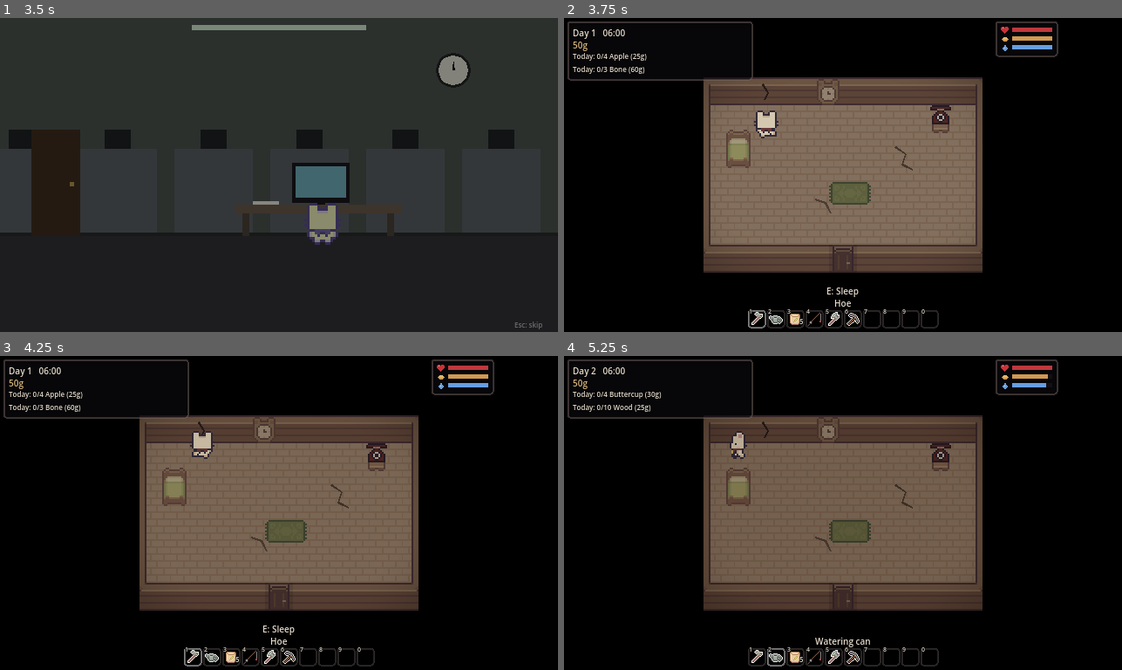
Above: before the commit, frames 1-4 (two rows, left to right).
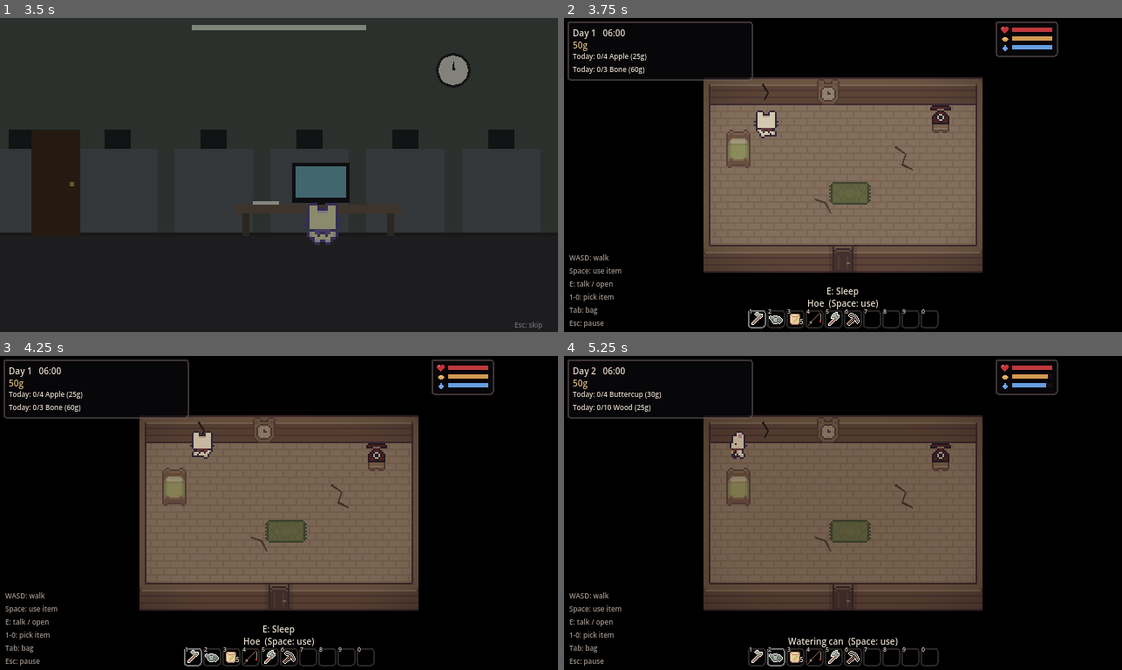
Above: after the commit, the same moments.

Repository: LukeCheese-17/2D-Farming-Game
Game: Godot game, scene res://scene/menus/title.tscn
Same seed, same stepped clock (60 frames per second), same inputs: the game is played once before the commit and once after it.
Inputs (mouse positions are in pixels of both pictures, inside the frame that each line leads up to):
- Up to frame 1 (3.5 s): click "New Game" at 0.5 s; click "Back" at 1.25 s; click "New Game" at 2 s; click "Slot 1: Empty" at 2.75 s
- Up to frame 2 (3.75 s): tap Enter (ui_accept) at 3.5 s; move the mouse to (815, 237) at 3.52 s; hold W (move_up) from 3.53 s (still down); hold E (interact) from 3.53 s (still down); click (815, 237) at 3.67 s
- Up to frame 3 (4.25 s): keep holding W (move_up); keep holding E (interact); tap Enter (ui_accept) at 3.77, 3.8, 4.07 s
- Up to frame 4 (5.25 s): tap Enter (ui_accept) at 4.25, 4.35, 4.52, 4.82 s; move the mouse to (759, 657) at 4.27 s; release E (interact) at 4.28 s; click (759, 657) at 4.42 s; tap E (interact) at 4.55 s; move the mouse to (776, 657) at 5.02 s; release W (move_up) at 5.03 s; hold A (move_left) from 5.03 s (still down); hold Mouse wheel down (hotbar_next) from 5.03 s (still down); click (776, 657) at 5.17 s

Frame 1 is identical in both runs. In frame 2, 0.5% of the frame differs, in the area x 0-57%, y 75-99%; in frame 3, 0.5%; in frame 4, 0.7%, in the area x 0-60%, y 75-99%.

Commit message:
Show controls to new players; stop mashed E from buying supplies
For the first two days the HUD lists the controls in the bottom-left
corner and the held item's name says "(Space: use)" (UI-6). Before,
nothing in the game said that Space uses tools.

Mashing E through the first phone call reopened the phone and bought
supplies with the starting money. Now E is ignored for a moment after a
dialogue or menu closes, a menu opened straight from another one ignores
a mashed key, and the phone's supply menu opens on "Back" (UI-7).

Also: a CLAUDE.md note that web exports need the non-C# Godot, and
the editor's movie writer output folder in project.godot.

Co-Authored-By: Claude Opus 5.5 <noreply@anthropic.com>

Diff:
--- a/project.godot
+++ b/project.godot
@@ -31,6 +31,10 @@
 [dotnet]
 
 project/assembly_name="2D creepy cozy farm"
+
+[editor]
+
+movie_writer/movie_file="clips"
 
 [input]
 
@@ -147,7 +151,7 @@
 [rendering]
 
 textures/canvas_textures/default_texture_filter=0
+rendering_device/driver.windows="d3d12"
+environment/defaults/default_clear_color=Color(0, 0, 0, 1)
 2d/snap/snap_2d_transforms_to_pixel=true
 2d/snap/snap_2d_vertices_to_pixel=true
-rendering_device/driver.windows="d3d12"
-environment/defaults/default_clear_color=Color(0, 0, 0, 1)
--- a/scene/objects/phone.gd
+++ b/scene/objects/phone.gd
@@ -163,7 +163,8 @@
 
 func _order_supplies() -> void:
 	var shop := GameState.SUPPLIES
-	var index := 0
+	# Start on "Back" so mashing E through a call can't spend the player's money (UI-7).
+	var index := shop.stock.size()
 	while true:
 		var options: Array[String] = []
 		for item in shop.stock:
--- a/scene/player/player.gd
+++ b/scene/player/player.gd
@@ -129,7 +129,7 @@
 		use_held_item()
 	elif event.is_action_pressed("use_tool") and indoors:
 		_eat_held_item()
-	elif event.is_action_pressed("interact") and not _interactables.is_empty():
+	elif event.is_action_pressed("interact") and not _interactables.is_empty() and not UI.just_closed():
 		_interactables.back().interact()
 
 
--- a/scene/ui/hud.gd
+++ b/scene/ui/hud.gd
@@ -6,6 +6,8 @@
 const MESSAGE_TIME := 2.0
 const METER_SIZE := Vector2(46, 5)
 const MENU_WIDTH := 300.0
+## New players see the controls (and "Space: use" next to the held item) until this day ends.
+const HINT_LAST_DAY := 2
 
 @onready var _root: Control = $Root
 @onready var _status: VBoxContainer = $Root/Status
@@ -39,6 +41,7 @@
 var _opened_frame := -1
 
 var _quest_label := Label.new()
+var _controls_hint := Label.new()
 var _meters: Dictionary[String, ColorRect] = {}
 var _menu := PanelContainer.new()
 var _menu_title := Label.new()
@@ -63,6 +66,7 @@
 	_build_menu()
 	_build_text_box()
 	_build_slots()
+	_build_controls_hint()
 	_ui_move.stream = preload("res://assets/Generated/ui_move.wav")
 	_ui_select.stream = preload("res://assets/Generated/ui_select.wav")
 	for sound in [_ui_move, _ui_select]:
@@ -71,6 +75,7 @@
 	GameState.time_changed.connect(func(_minutes: int) -> void: _refresh_clock())
 	GameState.day_changed.connect(func(_day: int) -> void: _refresh_clock())
 	GameState.day_changed.connect(func(_day: int) -> void: _refresh_quests())
+	GameState.day_changed.connect(func(_day: int) -> void: _refresh_slots())
 	GameState.money_changed.connect(func(_money: int) -> void: _refresh_money())
 	GameState.needs_changed.connect(_refresh_meters)
 	GameState.time_changed.connect(func(_minutes: int) -> void: _refresh_main())
@@ -265,6 +270,27 @@
 		slot.set_selected(slot.index == _inventory.selected)
 	var item := _inventory.get_selected_item()
 	_item_label.text = item.display_name if item else "Empty hand"
+	if item and _show_hints():
+		_item_label.text += "  (Space: use)"
+	_controls_hint.visible = _show_hints() and _hotbar.visible
+
+
+func _show_hints() -> bool:
+	return GameState.day <= HINT_LAST_DAY
+
+
+## UI-6: a line of controls in the corner for the first days, so nobody has to find them in Options.
+func _build_controls_hint() -> void:
+	_controls_hint.text = "WASD: walk\nSpace: use item\nE: talk / open\n1-0: pick item\nTab: bag\nEsc: pause"
+	_controls_hint.add_theme_font_size_override("font_size", 8)
+	_controls_hint.add_theme_color_override("font_color", UITheme.DIM_TEXT)
+	_controls_hint.set_anchors_preset(Control.PRESET_BOTTOM_LEFT)
+	_controls_hint.offset_left = 6.0
+	_controls_hint.offset_top = -70.0
+	_controls_hint.offset_bottom = -4.0
+	_controls_hint.grow_vertical = Control.GROW_DIRECTION_BEGIN
+	_controls_hint.mouse_filter = Control.MOUSE_FILTER_IGNORE
+	_root.add_child(_controls_hint)
 
 
 ## Click to pick up a stack, click again to put it down (merging or swapping).
@@ -338,6 +364,7 @@
 func _set_hotbar_visible(shown: bool) -> void:
 	_hotbar.visible = shown
 	_item_label.visible = shown
+	_controls_hint.visible = shown and _show_hints()
 
 
 func _handle_dialogue_input(event: InputEvent) -> void:
@@ -450,6 +477,10 @@
 		_ui_move.play()
 		_refresh_menu()
 	elif event.is_action_pressed("interact") or event.is_action_pressed("use_tool") or event.is_action_pressed("ui_accept"):
+		# A menu opened straight from another one (the phone's shop) ignores a mashed key.
+		if UI.just_closed():
+			get_viewport().set_input_as_handled()
+			return
 		_ui_select.play()
 		get_viewport().set_input_as_handled()
 		UI.end_menu(_menu_index)
--- a/scripts/ui.gd
+++ b/scripts/ui.gd
@@ -37,6 +37,11 @@
 var fullscreen := false
 var player_look := "updated"
 
+## How long after a dialogue or menu closes the interact key is ignored, so mashing E
+## through a conversation doesn't start it again (and buy things in the next menu).
+const CLOSE_GRACE_MSEC := 400
+var _closed_msec := -CLOSE_GRACE_MSEC
+
 
 func _ready() -> void:
 	load_options()
@@ -45,6 +50,11 @@
 ## True while a dialogue, menu or the backpack is open: the player can't move and time stops.
 func is_blocking() -> bool:
 	return in_dialogue or in_menu or in_text or backpack_open
+
+
+## True for a moment after a dialogue or menu closed.
+func just_closed() -> bool:
+	return Time.get_ticks_msec() - _closed_msec < CLOSE_GRACE_MSEC
 
 
 func post_message(text: String) -> void:
@@ -70,6 +80,7 @@
 ## Called by the HUD when the player closes the dialogue.
 func end_dialogue(choice := -1) -> void:
 	in_dialogue = false
+	_closed_msec = Time.get_ticks_msec()
 	dialogue_finished.emit(choice)
 
 
@@ -81,6 +92,7 @@
 
 func end_menu(index := -1) -> void:
 	in_menu = false
+	_closed_msec = Time.get_ticks_msec()
 	menu_finished.emit(index)
 
 
Not shown, changed: CLAUDE.md
Not shown, changed: REQUIREMENTS.md
